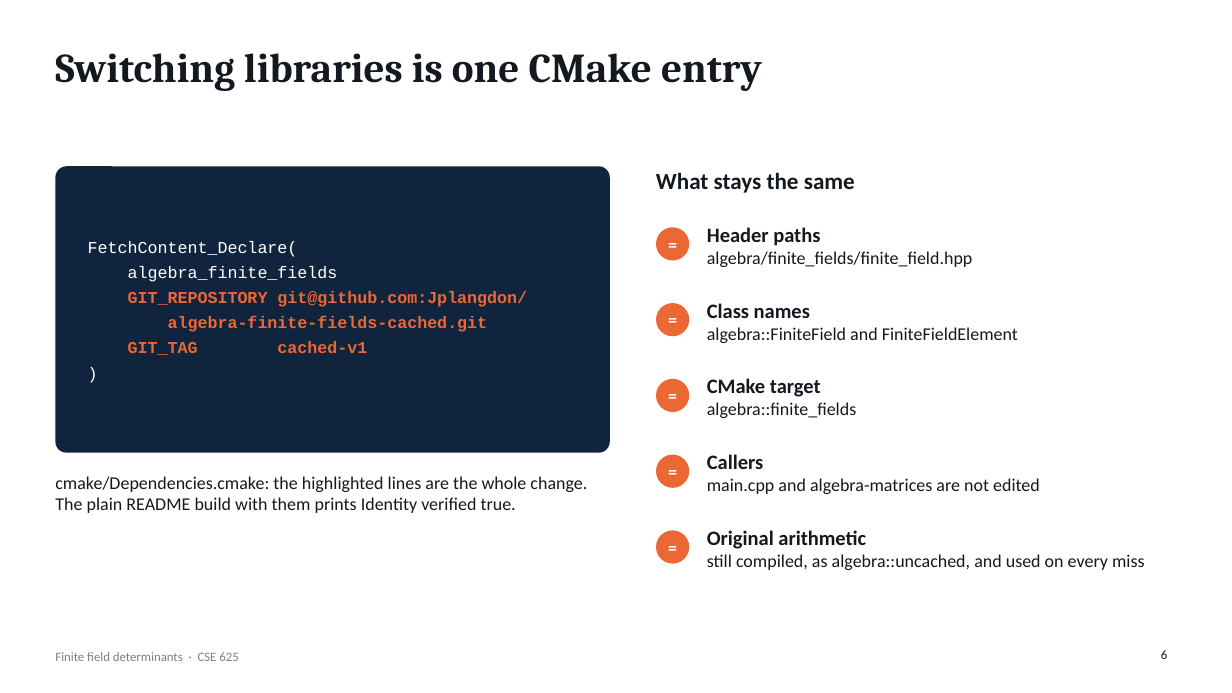
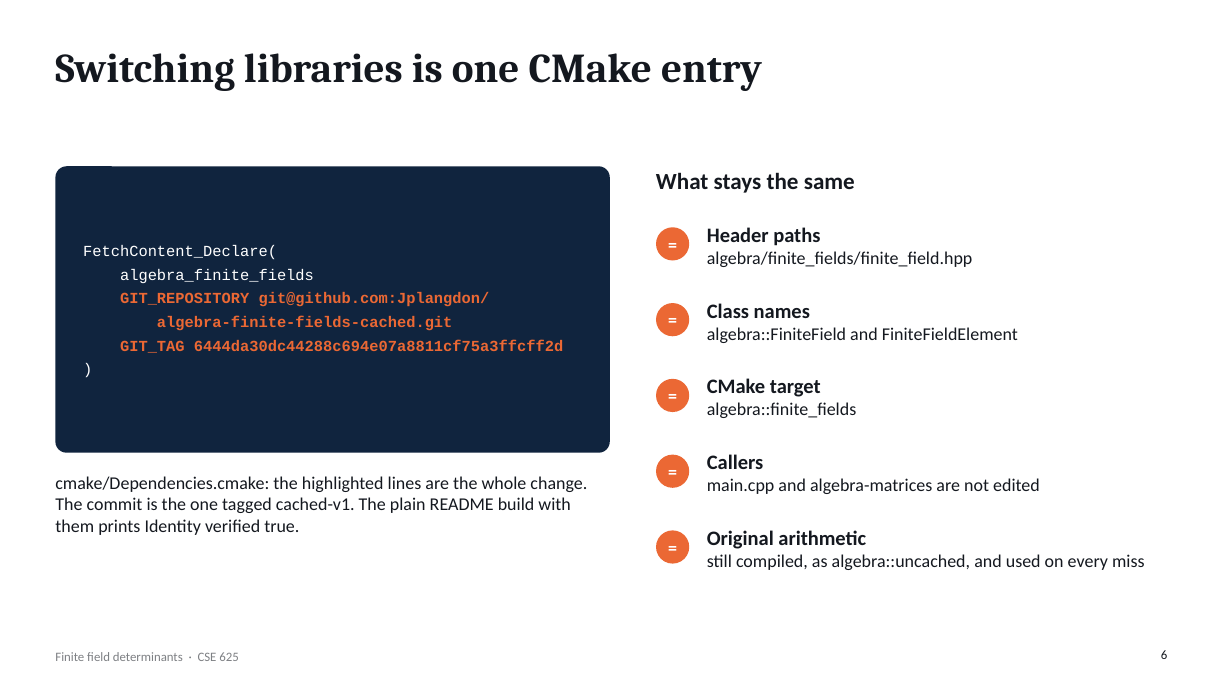
Before and after one commit to Jplangdon/algebra-assignment, a slide deck: slide 6 of slides/presentation.pptx. Drawn at 1232x693 pixels with LibreOffice and Linux fonts; fonts in the diff are those of the drawing. Boxes give left, top, right and bottom in pixels: in the first picture for what was removed or moved away, otherwise in the second. Text is boxed around its words. In the diff, an @@ line names an element or a change of style, - is before the commit and + after.

```diff
--- a/slides/presentation.pptx
+++ b/slides/presentation.pptx
@@ text at (x1=83, y1=245, x2=490, y2=331): size 13 to 12 pt in "FetchContent_Declare(", "algebra_finite_fields", "GIT_REPOSITORY git@github.com:Jplangdon/", "algebra-finite-fields-cached.git" and 1 more places @@
@@ text at (x1=120, y1=339, x2=563, y2=353): text changed; size 13 to 12 pt @@
-GIT_TAG cached-v1
+GIT_TAG 6444da30dc44288c694e07a8811cf75a3ffcff2d
@@ text at (x1=55, y1=476, x2=587, y2=535): text changed @@
-cmake/Dependencies.cmake: the highlighted lines are the whole change. The plain README build with them prints Identity verified true.
+cmake/Dependencies.cmake: the highlighted lines are the whole change. The commit is the one tagged cached-v1. The plain README build with them prints Identity verified true.
```
Also in this commit, not shown: 9 other slides changed, 30 other files.
